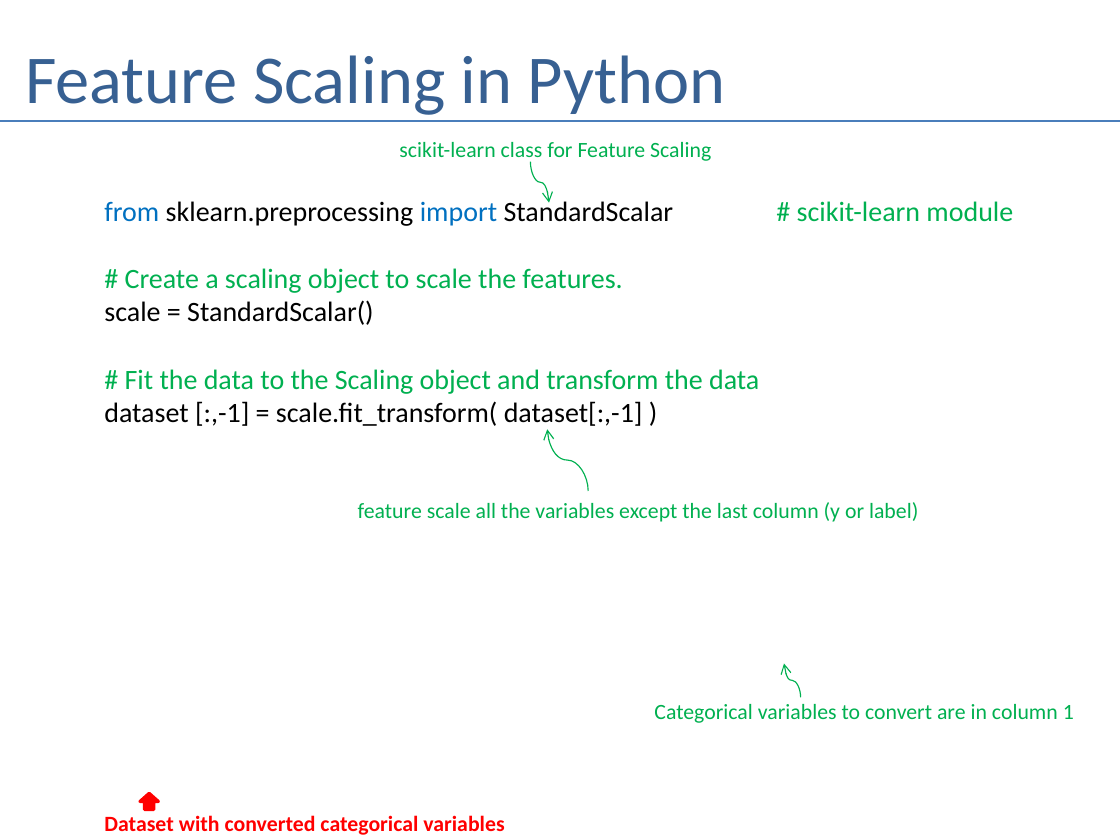
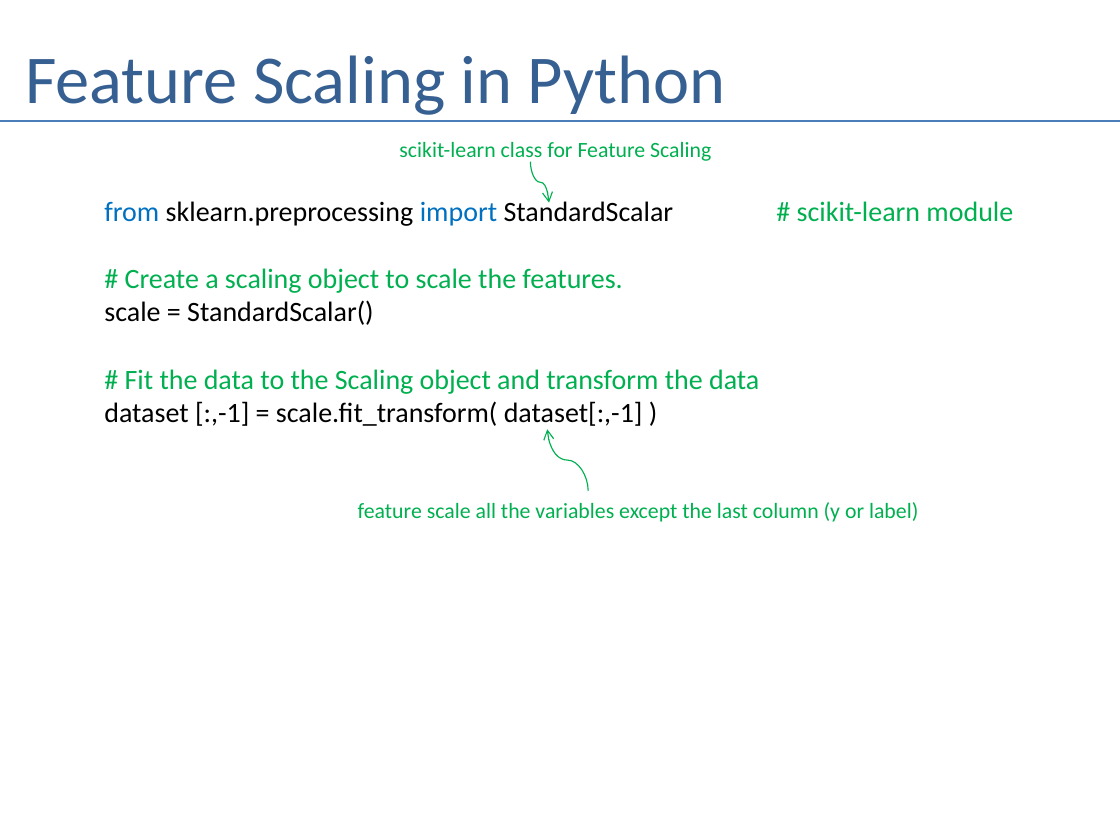
Before and after one commit to andrewferlitsch/Portland-Data-Science-Group, a slide deck: slide 16 of Presentations/ML Dataset Preparation.pptx. Drawn at 1120x840 pixels with LibreOffice and Linux fonts; fonts in the diff are those of the drawing. Boxes give left, top, right and bottom in pixels: in the first picture for what was removed or moved away, otherwise in the second. Text is boxed around its words. In the diff, an @@ line names an element or a change of style, - is before the commit and + after.

```diff
--- a/Presentations/ML Dataset Preparation.pptx
+++ b/Presentations/ML Dataset Preparation.pptx
@@ curved arrow removed from (801, 698) to (784, 663) @@
@@ text removed at (654,704,1074,723) @@
-Categorical variables to convert are in column 1
@@ up arrow removed at (140,793,158,810) @@
@@ text removed at (104,815,504,835) @@
-Dataset with converted categorical variables
```
